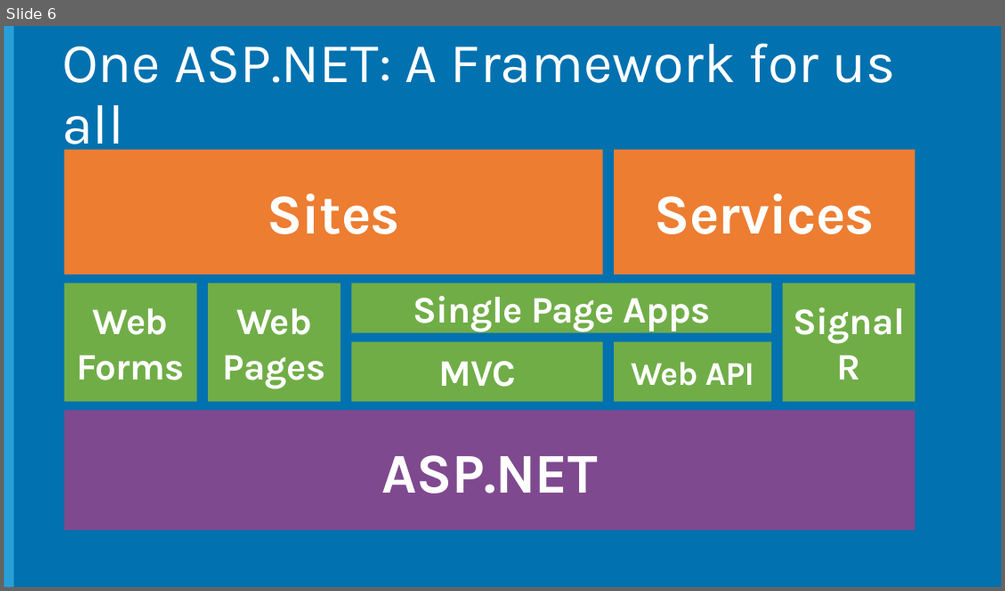
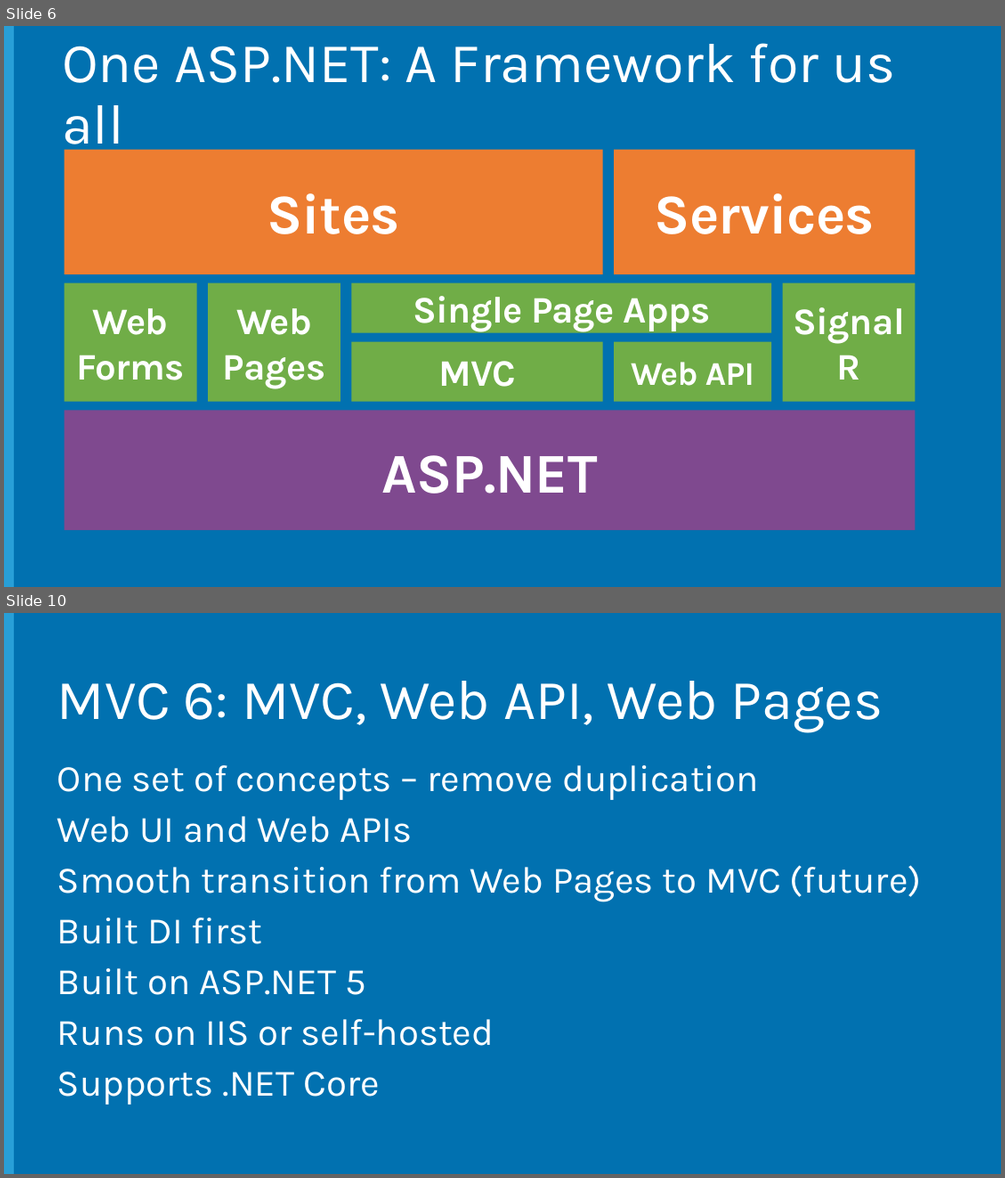
Before and after one commit to Microsoft-Web/WebCampTrainingKit, a slide deck: Presentation/Keynote/Keynote.pptx. Shown one above the other, each under a label of ours: slide 6 before the commit, slides 6 and 10 after it; the slides between them are not shown. The pictures are 1005x591 and 1005x1178 pixels, drawn with LibreOffice and Linux fonts; fonts in the diff are those of the drawing; background and template pictures are left out. Boxes give left, top, right and bottom in pixels: in the first picture for what was removed or moved away, otherwise in the second. Text is boxed around its words. In the diff, an @@ line names an element or a change of style, - is before the commit and + after.

```diff
--- a/Presentation/Keynote/Keynote.pptx
+++ b/Presentation/Keynote/Keynote.pptx
@@ slide 10 added at <box>4,613,1001,1174</box>, background #0171B0; not listed: 1 template element that a slide beside it also shows @@
@@ title added at <box>57,681,882,733</box>, 54 pt, text #FFFFFF @@
+MVC 6: MVC, Web API, Web Pages
@@ text added at <box>57,765,922,1104</box>, 36 pt, text #FFFFFF @@
+One set of concepts – remove duplication
+Web UI and Web APIs
+Smooth transition from Web Pages to MVC (future)
+Built DI first
+Built on ASP.NET 5
+Runs on IIS or self-hosted
+Supports .NET Core
```
Also in this commit, not shown: 1 slide changed, 3 other slides added, 4 other files.
